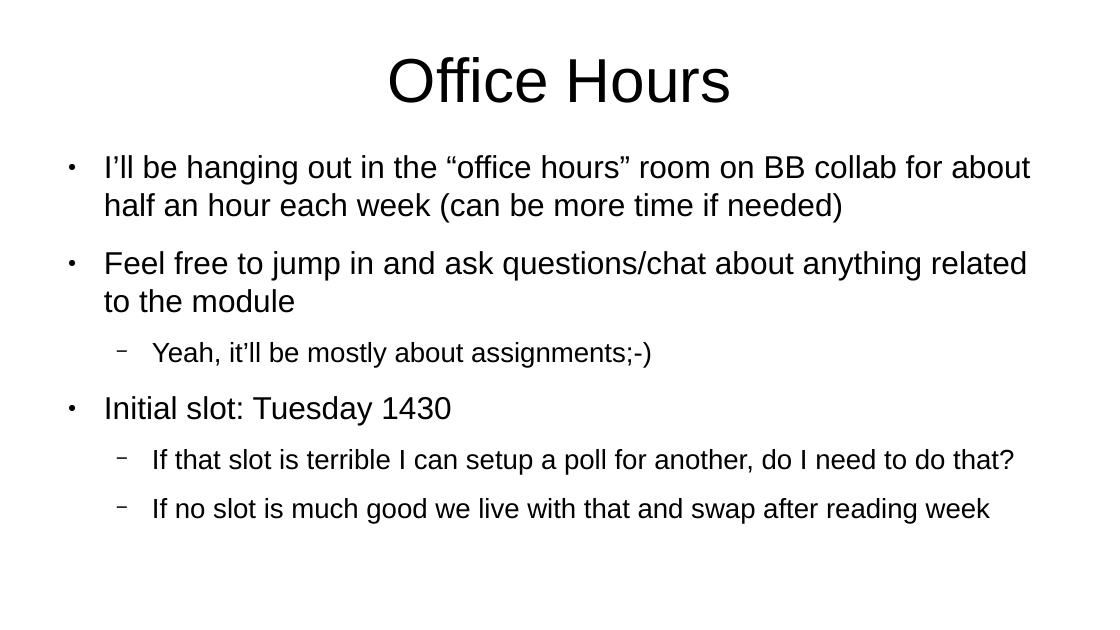
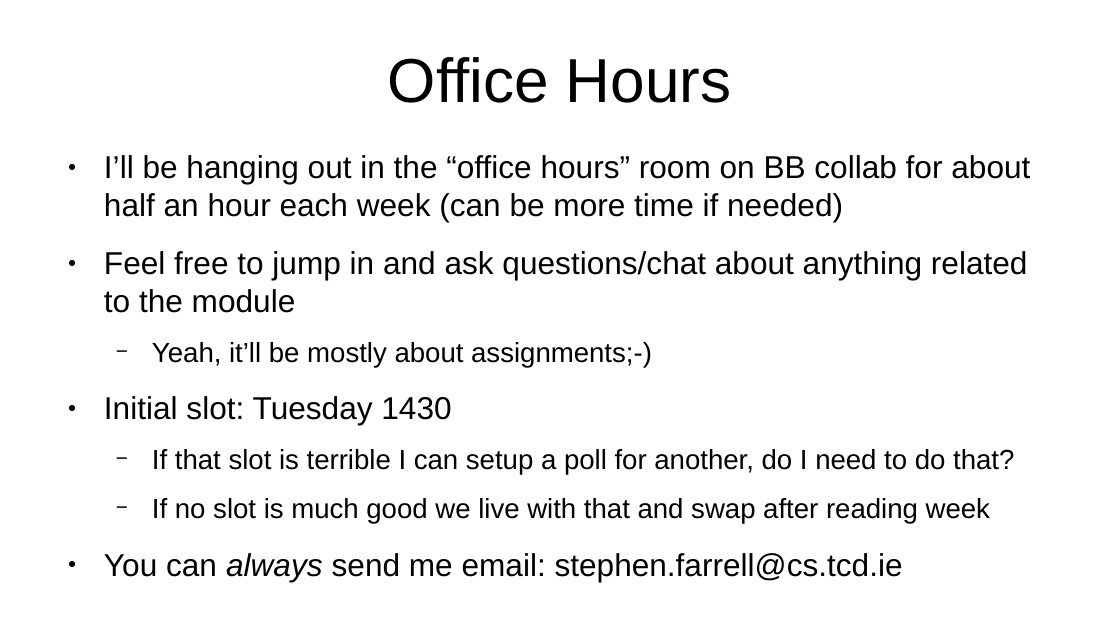
Before and after one commit to sftcd/cs7053, a slide deck: slide 4 of 2023lectures/00-quick-intro.odp. Drawn at 1120x630 pixels with LibreOffice and Linux fonts; fonts in the diff are those of the drawing. Boxes give left, top, right and bottom in pixels: in the first picture for what was removed or moved away, otherwise in the second. Text is boxed around its words. In the diff, an @@ line names an element or a change of style, - is before the commit and + after.

```diff
--- a/2023lectures/00-quick-intro.odp
+++ b/2023lectures/00-quick-intro.odp
@@ text at (104,553,903,581): paragraph added @@
+● You can always send me email: stephen.farrell@cs.tcd.ie
```
Also in this commit, not shown: 2 other slides changed, 1 slide added, 4 other files.
